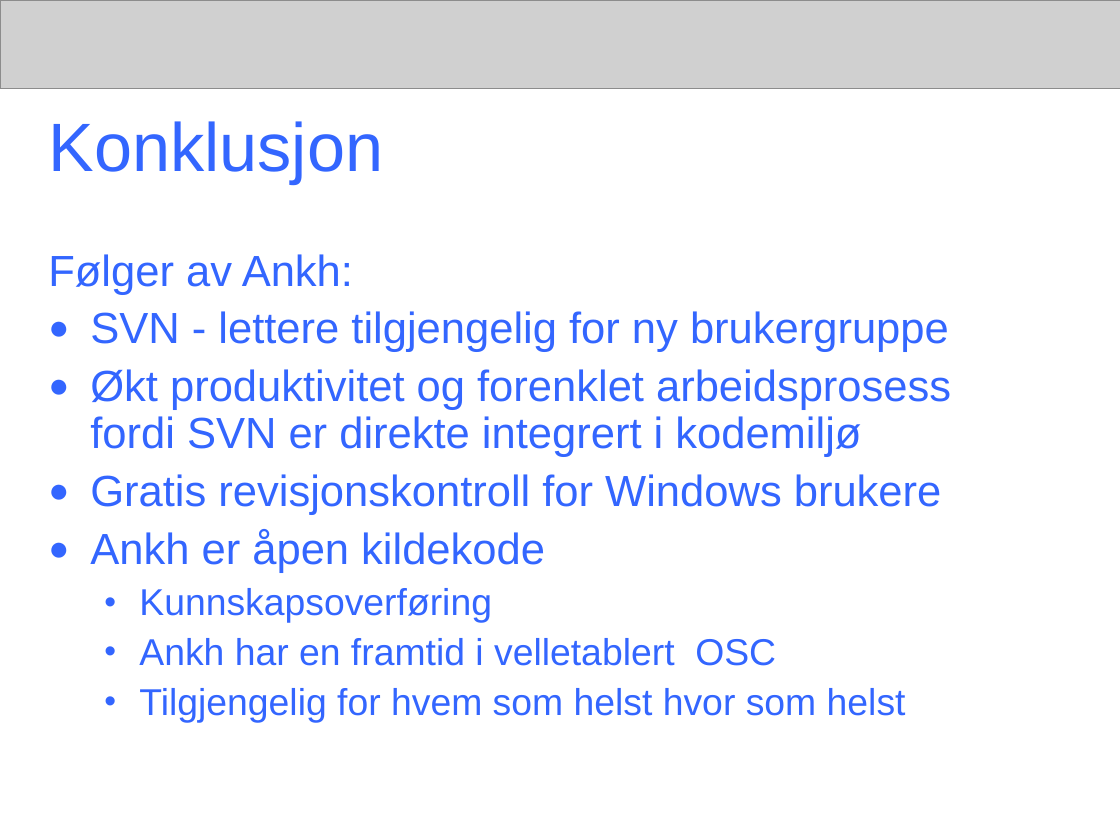
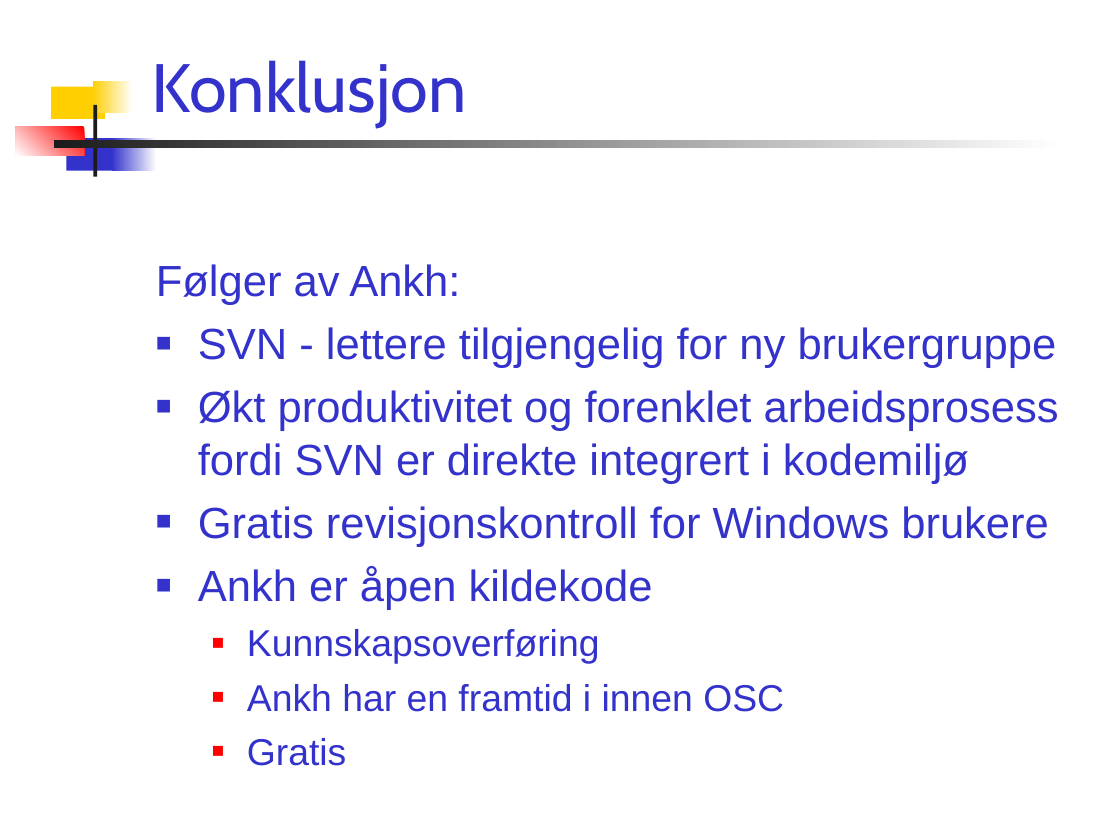
Before and after one commit to chucker/AnkhSVN, a slide deck: slide 22 of doc/powerpoint/Subversion_addin_for_VS.NET.ppt. Drawn at 1120x840 pixels with LibreOffice and Linux fonts; fonts in the diff are those of the drawing; grey boxes stand for pictures. Boxes give left, top, right and bottom in pixels: in the first picture for what was removed or moved away, otherwise in the second. Text is boxed around its words. In the diff, an @@ line names an element or a change of style, - is before the commit and + after.

Commit message:
* Changed the layout back to a template.   Change the template if you want to make changes such as font, colour, bg image. * Added image of the work schedule. * Removed the banner. * Changed some text, and fixed typos.

```diff
--- a/doc/powerpoint/Subversion_addin_for_VS.NET.ppt
+++ b/doc/powerpoint/Subversion_addin_for_VS.NET.ppt
@@ picture removed at (0,0,1120,88) @@
@@ title "Konklusjon": place and size @@
-title "Konklusjon" at (49,121,384,184)
+title "Konklusjon" at (152,60,466,127)
@@ title "Konklusjon" at (152,60,466,127): font Arial to Cabin, text colour #3366FF to #3333CC; vertical alignment middle to bottom @@
@@ rectangle added at (52,86,105,119), fill #FFCF01 @@
@@ rectangle added at (93,81,133,113), fill gradient #FFFFFF to #FFCF01 @@
@@ rectangle added at (93,105,96,177), fill #1C1C1C @@
@@ rectangle added at (16,127,84,156), fill gradient #FF0000 to #FFFFFF @@
@@ rectangle added at (54,140,1062,149), fill gradient #FFFFFF to #1C1C1C @@
@@ rectangle added at (66,138,118,170), fill #3333CC @@
@@ rectangle added at (112,138,157,170), fill gradient #FFFFFF to #3333CC @@
@@ text "Følger av Ankh:": place and size @@
-text "Følger av Ankh:" at (48,254,951,722)
+text "Følger av Ankh:" at (156,264,1059,766)
@@ text at (156,264,1059,664): text colour #3366FF to #3333CC in "Følger av Ankh:", "SVN - lettere tilgjengelig for ny brukergruppe", "Økt produktivitet og forenklet arbeidsprosess fordi SVN ...", "Gratis revisjonskontroll for Windows brukere" and 2 more places; line spacing 0.9 to 1; bullet ● to ■; bullet colour #3366FF to #3333CC; bullet • to ■; bullet colour #3366FF to #FF0000 @@
@@ text at (247,684,784,766): text changed; text colour #3366FF to #3333CC @@
-  • Ankh har en framtid i velletablert OSC
-  • Tilgjengelig for hvem som helst hvor som helst
+  ■ Ankh har en framtid i innen OSC
+  ■ Gratis
```
Also in this commit, not shown: 20 other slides changed, 1 slide added, 1 slide removed.
